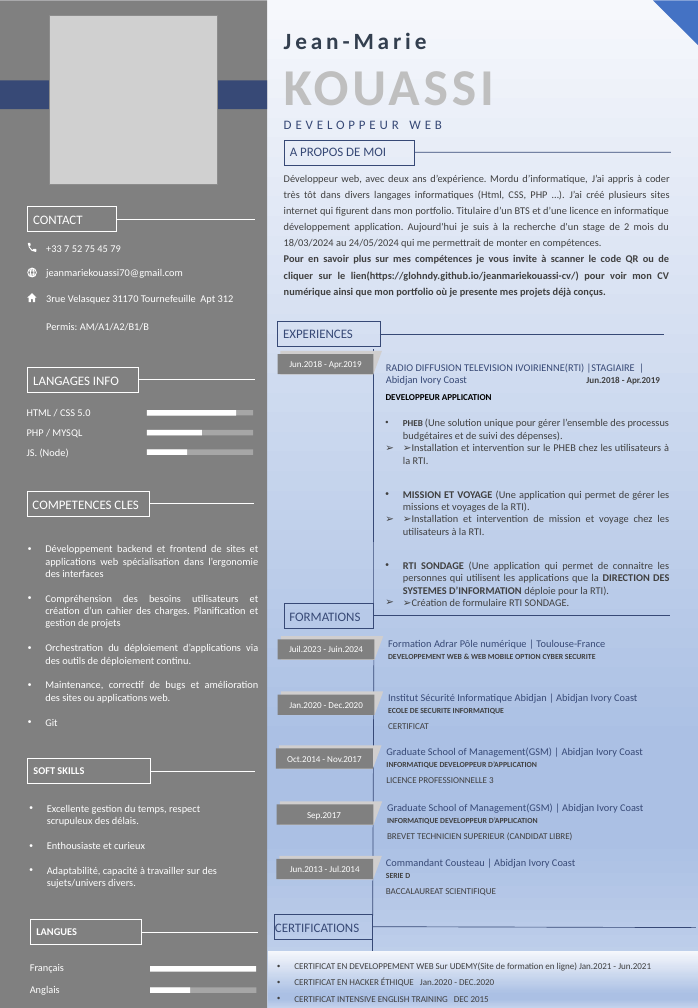
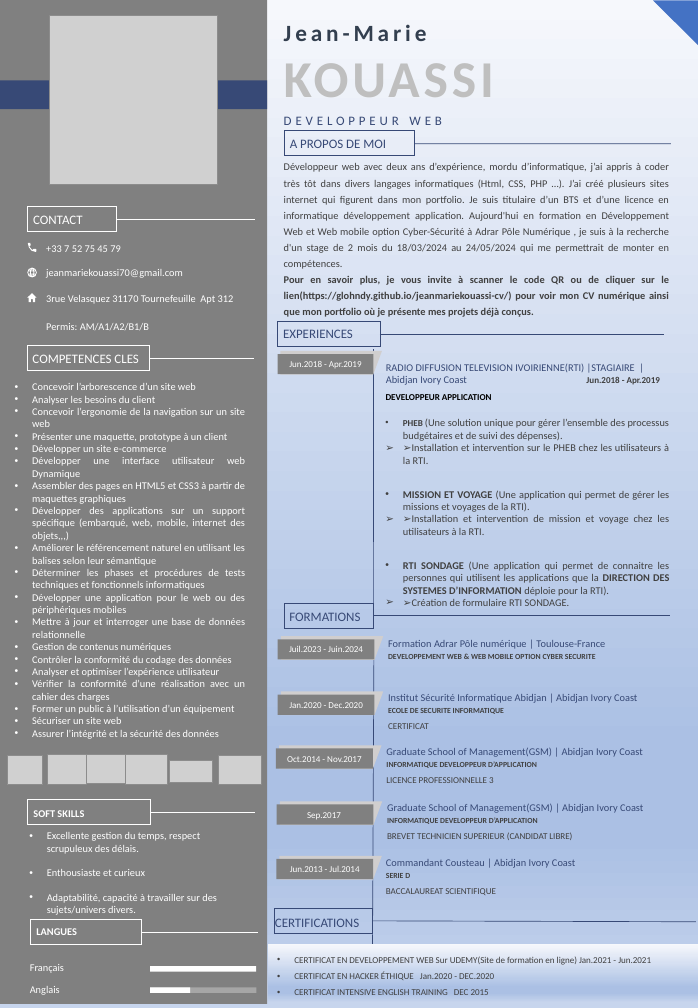
Before and after one commit to Glohndy/Formation-adrar, a slide deck: slide 1 of CV/CV KOUASSI GLOHNDY.pptx. Drawn at 698x1008 pixels with LibreOffice and Linux fonts; fonts in the diff are those of the drawing; grey boxes stand for pictures. Boxes give left, top, right and bottom in pixels: in the first picture for what was removed or moved away, otherwise in the second. Text is boxed around its words. In the diff, an @@ line names an element or a change of style, - is before the commit and + after.

Commit message:
adrar

```diff
--- a/CV/CV KOUASSI GLOHNDY.pptx
+++ b/CV/CV KOUASSI GLOHNDY.pptx
@@ 1 text, 1 line, 1 rectangle moved together from (x1=284, y1=141, x2=671, y2=166) to (x1=284, y1=130, x2=671, y2=155) @@
@@ text at (x1=284, y1=163, x2=669, y2=317): text changed @@
-Développeur web, avec deux ans d’expérience. Mordu d’informatique, J’ai appris à coder très tôt dans divers langages informatiques (Html, CSS, PHP …). J’ai créé plusieurs sites internet qui figurent dans mon portfolio. Titulaire d’un BTS et d’une licence en informatique développement application. Aujourd'hui je suis à la recherche d'un stage de 2 mois du 18/03/2024 au 24/05/2024 qui me permettrait de monter en compétences.
-Pour en savoir plus sur mes compétences je vous invite à scanner le code QR ou de cliquer sur le lien(https://glohndy.github.io/jeanmariekouassi-cv/) pour voir mon CV numérique ainsi que mon portfolio où je presente mes projets déjà conçus.
+Développeur web avec deux ans d’expérience, mordu d’informatique, j’ai appris à coder très tôt dans divers langages informatiques (Html, CSS, PHP …). J’ai créé plusieurs sites internet qui figurent dans mon portfolio. Je suis titulaire d’un BTS et d’une licence en informatique développement application. Aujourd'hui en formation en Développement Web et Web mobile option Cyber-Sécurité à Adrar Pôle Numérique , je suis à la recherche d'un stage de 2 mois du 18/03/2024 au 24/05/2024 qui me permettrait de monter en compétences.
+Pour en savoir plus, je vous invite à scanner le code QR ou de cliquer sur le lien(https://glohndy.github.io/jeanmariekouassi-cv/) pour voir mon CV numérique ainsi que mon portfolio où je présente mes projets déjà conçus.
@@ 1 text, 1 rectangle, 1 line moved together from (x1=27, y1=491, x2=254, y2=517) to (x1=27, y1=346, x2=254, y2=371) @@
@@ rectangle removed at (x1=28, y1=368, x2=139, y2=393) @@
@@ text at (x1=32, y1=383, x2=245, y2=739): text changed @@
-• Développement backend et frontend de sites et applications web spécialisation dans l’ergonomie des interfaces
-• Compréhension des besoins utilisateurs et création d’un cahier des charges. Planification et gestion de projets
-• Orchestration du déploiement d’applications via des outils de déploiement continu.
-• Maintenance, correctif de bugs et amélioration des sites ou applications web.
-• Git
+• Concevoir l’arborescence d’un site web
+• Analyser les besoins du client
+• Concevoir l’ergonomie de la navigation sur un site web
+• Présenter une maquette, prototype à un client
+• Développer un site e-commerce
+• Développer une interface utilisateur web Dynamique
+• Assembler des pages en HTML5 et CSS3 à partir de maquettes graphiques
+• Développer des applications sur un support spécifique (embarqué, web, mobile, internet des objets,,,)
+• Améliorer le référencement naturel en utilisant les balises selon leur sémantique
+• Déterminer les phases et procédures de tests techniques et fonctionnels informatiques
+• Développer une application pour le web ou des périphériques mobiles
+• Mettre à jour et interroger une base de données relationnelle
+• Gestion de contenus numériques
+• Contrôler la conformité du codage des données
+• Analyser et optimiser l’expérience utilisateur
+• Vérifier la conformité d’une réalisation avec un cahier des charges
+• Former un public à l’utilisation d’un équipement
+• Sécuriser un site web
+• Assurer l’intégrité et la sécurité des données
@@ text removed at (x1=33, y1=376, x2=119, y2=385) @@
-LANGAGES INFO
@@ line removed from (138, 380) to (255, 380) @@
@@ text removed at (x1=27, y1=409, x2=90, y2=416) @@
-HTML / CSS 5.0
@@ rectangle removed at (x1=147, y1=410, x2=253, y2=416) @@
@@ rectangle removed at (x1=147, y1=410, x2=236, y2=416) @@
@@ text removed at (x1=27, y1=429, x2=82, y2=438) @@
-PHP / MYSQL
@@ text removed at (x1=27, y1=449, x2=69, y2=457) @@
-JS. (Node)
@@ rectangle removed at (x1=147, y1=430, x2=253, y2=436) @@
@@ rectangle removed at (x1=147, y1=430, x2=202, y2=436) @@
@@ rectangle removed at (x1=147, y1=450, x2=253, y2=455) @@
@@ rectangle removed at (x1=147, y1=450, x2=187, y2=455) @@
@@ picture added at (x1=7, y1=756, x2=43, y2=785) @@
@@ picture added at (x1=47, y1=755, x2=86, y2=784) @@
@@ picture added at (x1=87, y1=755, x2=128, y2=784) @@
@@ picture added at (x1=126, y1=755, x2=168, y2=784) @@
@@ picture added at (x1=170, y1=760, x2=213, y2=783) @@
@@ picture added at (x1=219, y1=756, x2=262, y2=785) @@
@@ text "SOFT SKILLS" moved from (x1=33, y1=767, x2=84, y2=774) to (x1=33, y1=810, x2=84, y2=817) @@
@@ rectangle moved from (x1=28, y1=758, x2=151, y2=784) to (x1=28, y1=800, x2=151, y2=826) @@
@@ text "Excellente gestion du temps, respect ..." rewrapped from (x1=47, y1=842, x2=217, y2=888) to (x1=47, y1=832, x2=217, y2=915) @@
@@ line moved from (151, 772) - (255, 772) to (151, 812) - (255, 812) @@
@@ 3 texts, 3 rectangles, 1 line moved together from (x1=0, y1=0, x2=698, y2=1008) to (x1=0, y1=0, x2=698, y2=1004) @@
```
Also in this commit, not shown: 22 other files.
